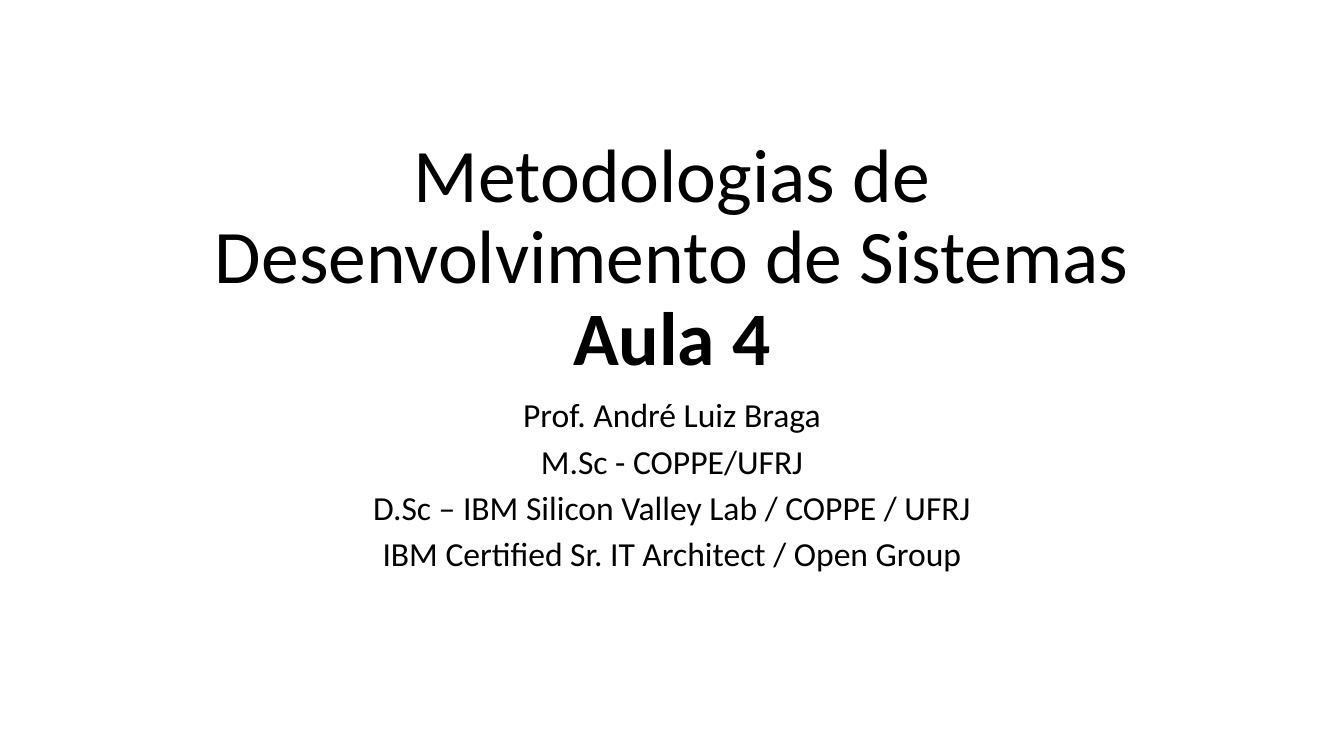
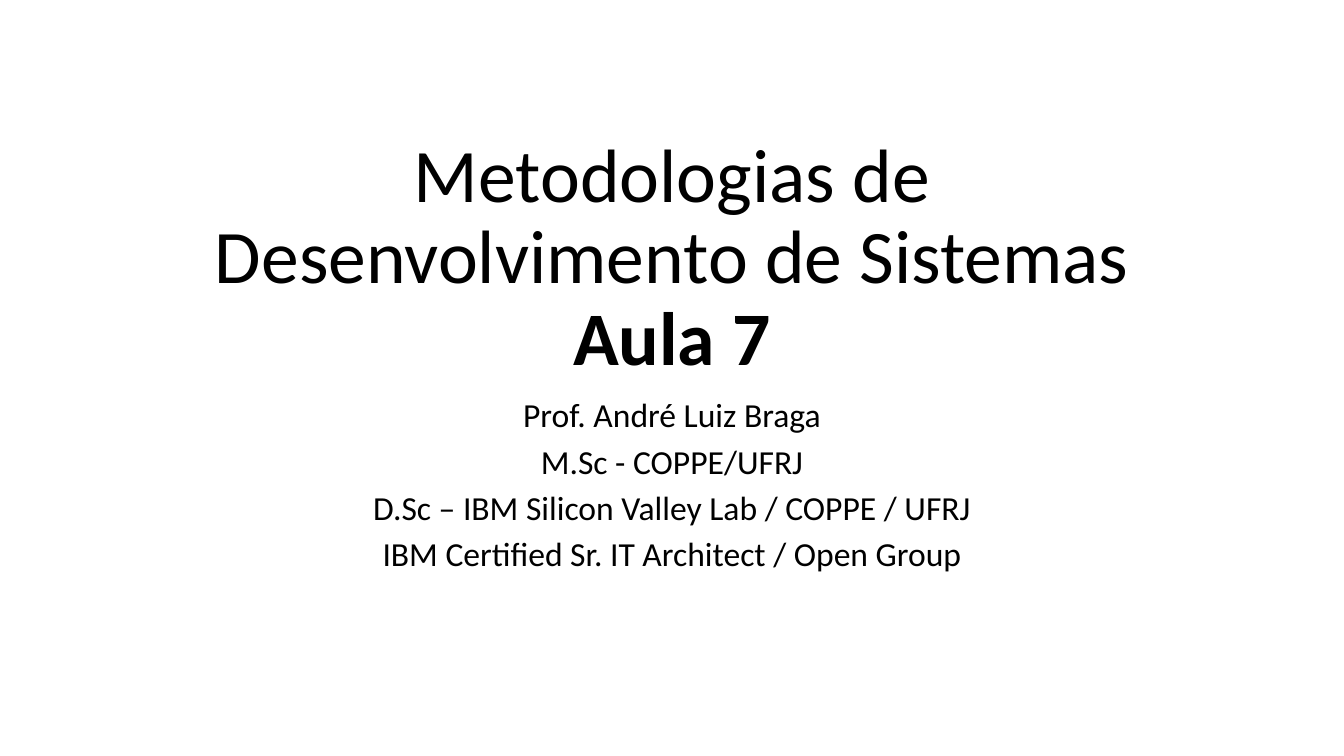
Before and after one commit to LeoCaronezi/CURSOS, a slide deck: slide 2 of Metodologias de Desenvolvimento de Sistemas/CCT0431 - METE DES DE SIST_Aula_04_2018_02 .pptx. Drawn at 1344x756 pixels with LibreOffice and Linux fonts; fonts in the diff are those of the drawing. Boxes give left, top, right and bottom in pixels: in the first picture for what was removed or moved away, otherwise in the second. Text is boxed around its words. In the diff, an @@ line names an element or a change of style, - is before the commit and + after.

Commit message:
Met Desenvolvimento de Sistemas

```diff
--- a/Metodologias de Desenvolvimento de Sistemas/CCT0431 - METE DES DE SIST_Aula_04_2018_02 .pptx
+++ b/Metodologias de Desenvolvimento de Sistemas/CCT0431 - METE DES DE SIST_Aula_04_2018_02 .pptx
@@ title at (215, 149, 1128, 366): text changed @@
-Metodologias de Desenvolvimento de Sistemas
-Aula 4
+Metodologias de Desenvolvimento de Sistemas
+Aula 7
```
Also in this commit, not shown: 10 other slides changed, 13 slides added, 2 slides removed, 1 other file.
